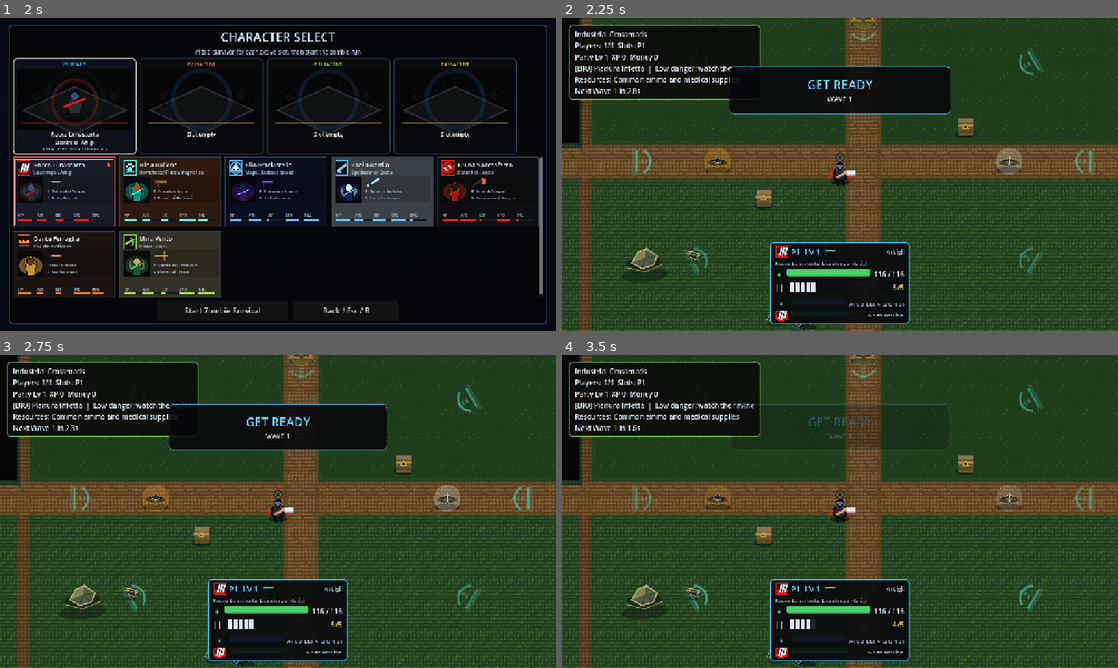
Above: before the commit, frames 1-4 (two rows, left to right).
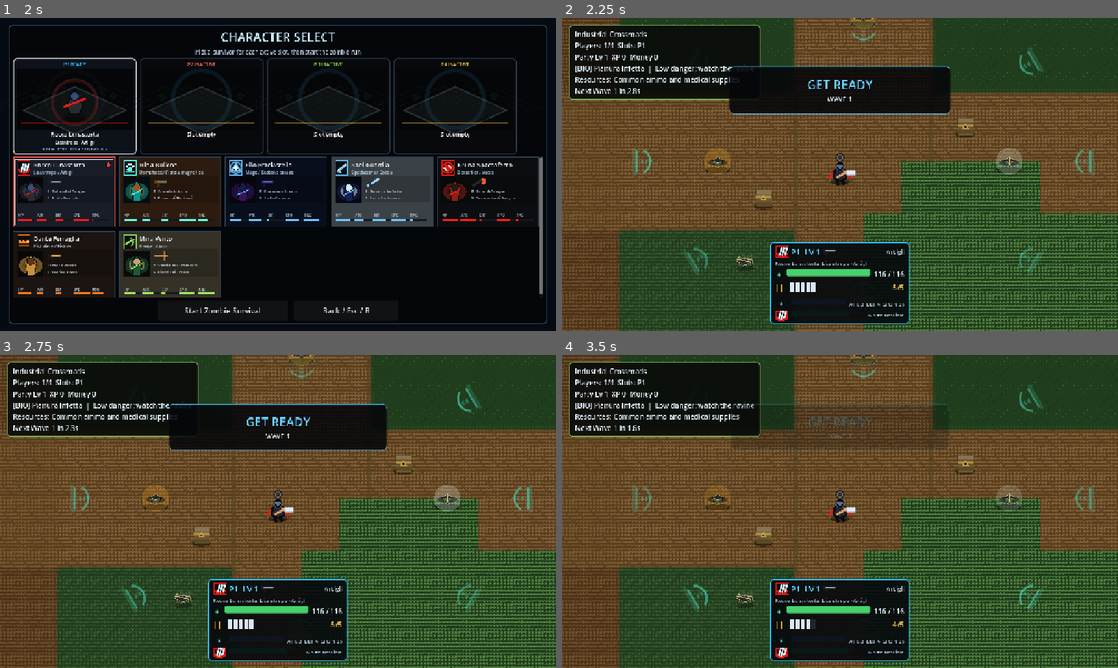
Above: after the commit, the same moments.

Repository: Phos69/GameProject
Game: Godot game, scene res://game/main/main.tscn
Same seed, same stepped clock (60 frames per second), same inputs: the game is played once before the commit and once after it.
Inputs (mouse positions are in pixels of both pictures, inside the frame that each line leads up to):
- Up to frame 1 (2 s): click "Continue" at 0.5 s; click (66, 193) at 1.25 s
- Up to frame 2 (2.25 s): click "Start Zombie Survival" at 2 s
- Up to frame 3 (2.75 s): no input
- Up to frame 4 (3.5 s): tap Enter (ui_accept) at 2.75, 3.02 s; move the mouse to (962, 495) at 2.77 s; hold Right (ui_right) from 2.78 s (still down); tap Space (p1_fire) at 2.85 s; click (962, 495) at 2.92 s

Frame 1 is identical in both runs. In frame 2, 39% of the frame differs, in the area x 0-100%, y 0-100%; in frame 3, 39%; in frame 4, 42%.

Commit message:
feat: refine forest isometric textures and passage generation
Updates to obstacle layout generation, biome passage handling, and test coverage for forest terrain with isometric perspective.

Co-Authored-By: Claude Haiku 4.5 <noreply@anthropic.com>

Diff:
--- a/game/modes/zombie/isometric_tile_resolver.gd
+++ b/game/modes/zombie/isometric_tile_resolver.gd
@@ -659,6 +659,8 @@
 			&"road_intersection"
 		)
 	var selected_tag: StringName = route_tags[route_tags.size() - 1]
+	if _route_cell_touches_non_route(layout, cell):
+		return _tile_data(TILE_ROAD_EDGE, TILE_SECTION_TERRAIN, &"road_edge")
 	if _count_route_neighbors(layout, cell) <= 1:
 		return _tile_data(TILE_ROAD_EDGE, TILE_SECTION_TERRAIN, &"road_edge")
 	return _tile_data(selected_tag, TILE_SECTION_TERRAIN, &"road")
--- a/game/procedural/world_generation/biome_passage.gd
+++ b/game/procedural/world_generation/biome_passage.gd
@@ -8,7 +8,7 @@
 var side: StringName = &"east"
 var opposite_side: StringName = &"west"
 var position: int = 100
-var width: int = 10
+var width: int = 40
 var passage_type: StringName = &"road"
 var from_world_origin: Vector2i = Vector2i.ZERO
 var to_world_origin: Vector2i = Vector2i.ZERO
--- a/game/procedural/world_generation/biome_passage_generator.gd
+++ b/game/procedural/world_generation/biome_passage_generator.gd
@@ -2,7 +2,7 @@
 class_name BiomePassageGenerator
 
 const SIDES_TO_OPEN: Array[StringName] = [&"east", &"south"]
-const PASSAGE_WIDTH := 10
+const PASSAGE_WIDTH := 40
 const GENERATED_PASSAGE_TERRAIN_TAG_CATEGORIES: Dictionary = {
 	&"bridge": &"passage",
 	&"broken_gate": &"passage",
--- a/game/procedural/world_generation/obstacle_layout_generator.gd
+++ b/game/procedural/world_generation/obstacle_layout_generator.gd
@@ -1,8 +1,8 @@
 extends RefCounted
 class_name ObstacleLayoutGenerator
 
-const ROAD_WIDTH := 10
-const SECONDARY_ROAD_WIDTH := 4
+const ROAD_WIDTH := 40
+const SECONDARY_ROAD_WIDTH := 20
 const BORDER_THICKNESS := 4
 # Perimeter walls are tiled as a contiguous run of segments so the whole side
 # reads as a continuous isometric wall instead of a single centred sprite.
@@ -265,6 +265,37 @@
 			layout.add_block_rect(block_rect, block_kind)
 			_apply_block_surface(layout, block_rect, block_kind, biome.biome_id)
 			block_index += 1
+	_ensure_internal_void_block(layout, biome.biome_id if biome != null else &"")
+
+func _ensure_internal_void_block(
+	layout: BiomeEnvironmentLayout,
+	biome_id: StringName
+) -> void:
+	if (
+		layout.block_kinds.has(&"full_void")
+		or layout.block_kinds.has(&"partial_void")
+	):
+		return
+	var selected_index := -1
+	var selected_area := 0
+	for index in range(layout.block_rects.size()):
+		var block_rect := layout.block_rects[index]
+		if _rect_overlaps_passage_corridor(layout, block_rect):
+			continue
+		var area := block_rect.size.x * block_rect.size.y
+		if area <= selected_area:
+			continue
+		selected_index = index
+		selected_area = area
+	if selected_index < 0:
+		return
+	layout.block_kinds[selected_index] = &"partial_void"
+	_apply_block_surface(
+		layout,
+		layout.block_rects[selected_index],
+		&"partial_void",
+		biome_id
+	)
 
 func _rect_overlaps_passage_corridor(
 	layout: BiomeEnvironmentLayout,
--- a/game/world/world_region_connection.gd
+++ b/game/world/world_region_connection.gd
@@ -9,7 +9,7 @@
 var side: StringName = &"east"
 var opposite_side: StringName = &"west"
 var passage_position: int = 100
-var passage_width: int = 10
+var passage_width: int = 40
 var passage_type: StringName = &"road"
 var local_rect: Rect2i = Rect2i()
 var connector_local_rect: Rect2i = Rect2i()
@@ -117,7 +117,7 @@
 	connection.side = StringName(data.get("side", "east"))
 	connection.opposite_side = StringName(data.get("opposite_side", "west"))
 	connection.passage_position = int(data.get("passage_position", 100))
-	connection.passage_width = int(data.get("passage_width", 10))
+	connection.passage_width = int(data.get("passage_width", 40))
 	connection.passage_type = StringName(data.get("passage_type", "road"))
 	connection.entry_tile_id = StringName(data.get("entry_tile_id", "road_entry"))
 	connection.exit_tile_id = StringName(data.get("exit_tile_id", "road_exit"))
--- a/tests/isometric_biome_generation_rewrite_smoke_test.gd
+++ b/tests/isometric_biome_generation_rewrite_smoke_test.gd
@@ -50,13 +50,65 @@
 	_expect(not layout.floor_rects.is_empty(), "%s has carved walkable floor blocks" % String(cell.id))
 	_expect(not layout.block_rects.is_empty(), "%s has procedural internal blocks" % String(cell.id))
 	_expect(layout.block_kinds.has(&"full_void") or layout.block_kinds.has(&"partial_void"), "%s keeps void/fall blocks inside the chunk" % String(cell.id))
-	_expect(_has_axis_road(layout, &"main_road", ObstacleLayoutGenerator.ROAD_WIDTH, true), "%s has a vertical 10-cell main road" % String(cell.id))
-	_expect(_has_axis_road(layout, &"main_road", ObstacleLayoutGenerator.ROAD_WIDTH, false), "%s has a horizontal 10-cell main road" % String(cell.id))
+	_expect(
+		ObstacleLayoutGenerator.ROAD_WIDTH == 40,
+		"large road width is 40 cells"
+	)
+	_expect(
+		ObstacleLayoutGenerator.SECONDARY_ROAD_WIDTH == 20,
+		"medium path width is 20 cells"
+	)
+	_expect(
+		BiomePassageGenerator.PASSAGE_WIDTH == 40,
+		"physical passage width is 40 cells"
+	)
+	_expect(
+		_has_axis_road(
+			layout,
+			&"main_road",
+			ObstacleLayoutGenerator.ROAD_WIDTH,
+			true
+		),
+		"%s has a vertical %d-cell main road"
+		% [String(cell.id), ObstacleLayoutGenerator.ROAD_WIDTH]
+	)
+	_expect(
+		_has_axis_road(
+			layout,
+			&"main_road",
+			ObstacleLayoutGenerator.ROAD_WIDTH,
+			false
+		),
+		"%s has a horizontal %d-cell main road"
+		% [String(cell.id), ObstacleLayoutGenerator.ROAD_WIDTH]
+	)
 	var path_tag := _expected_path_tag(cell.biome_id)
-	_expect(_has_axis_road(layout, path_tag, ObstacleLayoutGenerator.SECONDARY_ROAD_WIDTH, true), "%s has a vertical 4-cell biome path" % String(cell.id))
-	_expect(_has_axis_road(layout, path_tag, ObstacleLayoutGenerator.SECONDARY_ROAD_WIDTH, false), "%s has a horizontal 4-cell biome path" % String(cell.id))
+	_expect(
+		_has_axis_road(
+			layout,
+			path_tag,
+			ObstacleLayoutGenerator.SECONDARY_ROAD_WIDTH,
+			true
+		),
+		"%s has a vertical %d-cell biome path"
+		% [String(cell.id), ObstacleLayoutGenerator.SECONDARY_ROAD_WIDTH]
+	)
+	_expect(
+		_has_axis_road(
+			layout,
+			path_tag,
+			ObstacleLayoutGenerator.SECONDARY_ROAD_WIDTH,
+			false
+		),
+		"%s has a horizontal %d-cell biome path"
+		% [String(cell.id), ObstacleLayoutGenerator.SECONDARY_ROAD_WIDTH]
+	)
 	for passage in cell.passages:
-		_expect(passage.width == BiomePassageGenerator.PASSAGE_WIDTH, "%s passage uses the 10-cell physical opening" % String(cell.id))
+		_expect(
+			passage.width == BiomePassageGenerator.PASSAGE_WIDTH,
+			"%s passage uses the %d-cell physical opening"
+			% [String(cell.id), BiomePassageGenerator.PASSAGE_WIDTH]
+		)
 		var probe := _passage_probe_cell(passage, layout.zone_size)
 		_expect(
 			layout.get_terrain_class_at_cell(probe, cell)
--- a/tests/milestone_10_passage_tile_smoke_test.gd
+++ b/tests/milestone_10_passage_tile_smoke_test.gd
@@ -98,7 +98,6 @@
 	var saw_exit := false
 	var saw_connector := false
 	var saw_curve_or_edge := false
-	var saw_diagonal_main_roads := false
 	for cell in cells:
 		var layout := cell.generated_layout
 		_expect(layout != null, "%s has generated layout" % String(cell.id))
@@ -114,16 +113,19 @@
 			saw_exit = saw_exit or _passage_outer_probe_emits_exit(cell, layout, passage, resolver)
 			saw_connector = saw_connector or _passage_connector_probe_emits_type(cell, layout, passage, resolver)
 		saw_curve_or_edge = saw_curve_or_edge or _layout_emits_road_connector(cell, layout, resolver)
-		saw_diagonal_main_roads = saw_diagonal_main_roads or _layout_emits_diagonal_main_roads(layout)
 	for side in [&"north", &"south", &"east", &"west"]:
 		_expect(int(side_counts.get(side, 0)) > 0, "passage smoke covers %s passages" % String(side))
-	for passage_type in [&"road", &"bridge", &"snow_pass", &"broken_gate", &"burned_road"]:
-		_expect(passage_types.has(passage_type), "%s passage type is generated" % String(passage_type))
+	for passage_type_key in passage_types.keys():
+		var passage_type := StringName(passage_type_key)
+		_expect(
+			REQUIRED_PASSAGE_TILES.has(passage_type),
+			"%s generated passage type is supported" % String(passage_type)
+		)
+	_expect(passage_types.size() >= 3, "passage smoke generates multiple passage types")
 	_expect(saw_entry, "resolver emits passage entry tiles")
 	_expect(saw_exit, "resolver emits passage exit tiles")
 	_expect(saw_connector, "resolver emits dedicated passage connector tiles")
 	_expect(saw_curve_or_edge, "resolver emits road connector tiles")
-	_expect(saw_diagonal_main_roads, "generated roads branch along both isometric diagonals")
 
 func _assert_passage_rects(
 	cell: BiomeCell,
@@ -300,10 +302,6 @@
 	layout: BiomeEnvironmentLayout,
 	resolver: IsometricTileResolver
 ) -> bool:
-	# Roads are generated as diagonal cell tags (road_rects only hold passage
-	# openings now), so probe the actual road cells for connector tiles: the
-	# resolver emits road_intersection where roads cross and road_edge at the
-	# road endpoints/borders.
 	for road_cell in layout.get_road_cells():
 		var tile_id := resolver.resolve_tile_id(layout, road_cell, cell.biome_id, &"balanced", cell)
 		if (
@@ -315,20 +313,38 @@
 			or tile_id == IsometricTileResolver.TILE_ROAD_CURVE_WEST
 		):
 			return true
+	for index in range(layout.road_rects.size()):
+		if index >= layout.road_rect_tags.size():
+			continue
+		if _is_passage_tag(layout.road_rect_tags[index]):
+			continue
+		var rect := layout.road_rects[index]
+		var probes := [
+			rect.position,
+			rect.position + rect.size / 2,
+			rect.position + rect.size - Vector2i.ONE
+		]
+		for probe in probes:
+			var tile_id := resolver.resolve_tile_id(layout, probe, cell.biome_id, &"balanced", cell)
+			if (
+				tile_id == IsometricTileResolver.TILE_ROAD_EDGE
+				or tile_id == IsometricTileResolver.TILE_ROAD_INTERSECTION
+				or tile_id == IsometricTileResolver.TILE_ROAD_CURVE_NORTH
+				or tile_id == IsometricTileResolver.TILE_ROAD_CURVE_EAST
+				or tile_id == IsometricTileResolver.TILE_ROAD_CURVE_SOUTH
+				or tile_id == IsometricTileResolver.TILE_ROAD_CURVE_WEST
+			):
+				return true
 	return false
 
-func _layout_emits_diagonal_main_roads(layout: BiomeEnvironmentLayout) -> bool:
-	var descending_count := 0
-	var ascending_count := 0
-	var diagonal_tolerance := 8
-	for road_cell in layout.get_road_cells():
-		if not layout.get_road_tags_at_cell(road_cell).has(&"main_road"):
-			continue
-		if absi(road_cell.x - road_cell.y) <= diagonal_tolerance:
-			descending_count += 1
-		if absi((road_cell.x + road_cell.y) - (layout.zone_size.x - 1)) <= diagonal_tolerance:
-			ascending_count += 1
-	return descending_count >= 120 and ascending_count >= 120
+func _is_passage_tag(tag: StringName) -> bool:
+	return (
+		tag == &"road"
+		or tag == &"bridge"
+		or tag == &"snow_pass"
+		or tag == &"broken_gate"
+		or tag == &"burned_road"
+	)
 
 func _world_openings_touch(connection: WorldRegionConnection) -> bool:
 	match connection.side:
--- a/tests/milestone_8_multi_region_smoke_test.gd
+++ b/tests/milestone_8_multi_region_smoke_test.gd
@@ -140,7 +140,7 @@
 		"side": side,
 		"opposite_side": opposite,
 		"passage_position": 100,
-		"passage_width": 10,
+		"passage_width": 40,
 		"passage_type": "road",
 		"seed": 1,
 		"is_open": true,
Not shown, changed: ARCHITECTURE.md
Not shown, changed: CHANGELOG.md
Not shown, changed: GAME_DESIGN.md
Not shown, changed: ROADMAP.md
Not shown, changed: docs/latest_commit_validation_report.md
Not shown, changed: isometric_biome_generation_rewrite_roadmap.md
Not shown, changed: prompt.md
